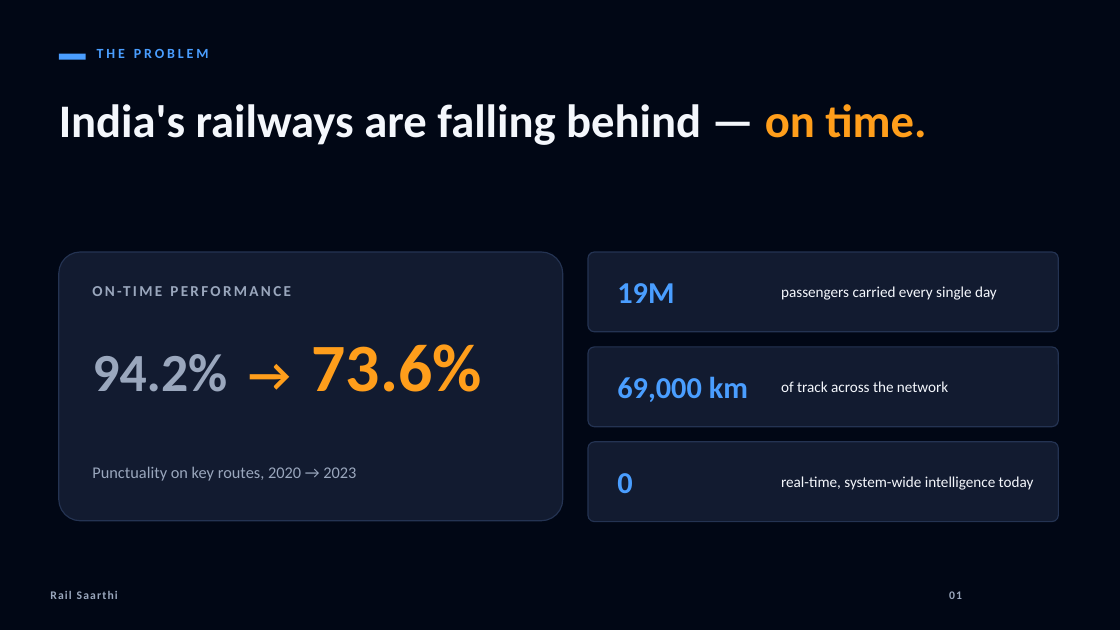
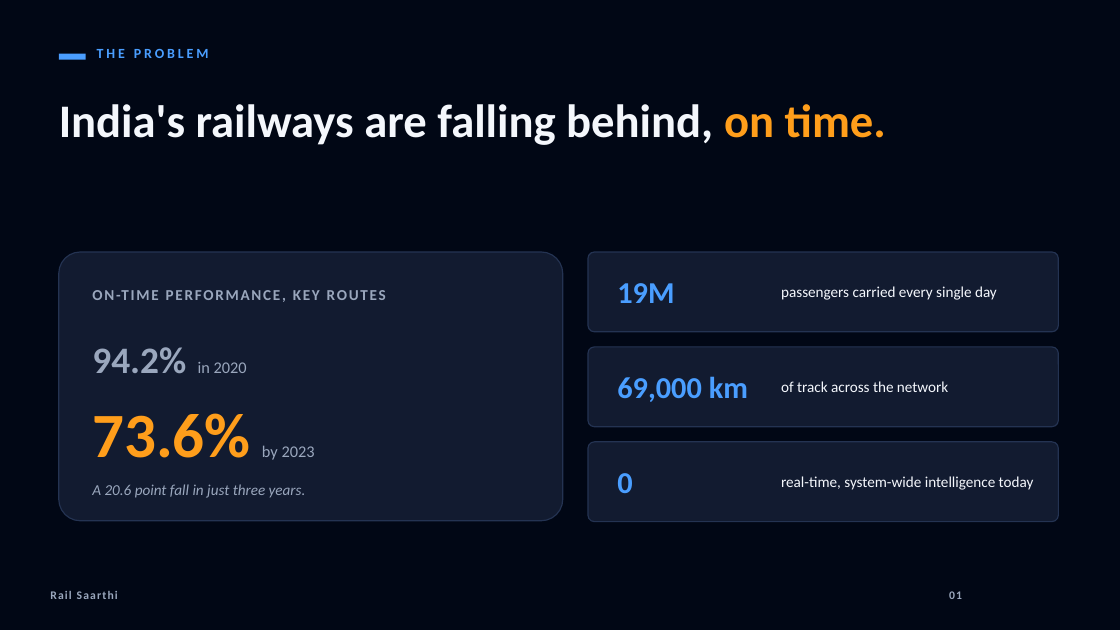
Before and after one commit to chiruu12/railmind, a slide deck: slide 2 of docs/Rail_Saarthi_Pitch.pptx. Drawn at 1120x630 pixels with LibreOffice and Linux fonts; fonts in the diff are those of the drawing. Boxes give left, top, right and bottom in pixels: in the first picture for what was removed or moved away, otherwise in the second. Text is boxed around its words. In the diff, an @@ line names an element or a change of style, - is before the commit and + after.

```diff
--- a/docs/Rail_Saarthi_Pitch.pptx
+++ b/docs/Rail_Saarthi_Pitch.pptx
@@ text at (59,104,886,145): text changed @@
-India's railways are falling behind — on time.
+India's railways are falling behind, on time.
@@ text at (92,347,247,373): text changed; size 46 to 14 pt; text colour #FF9E1B to #9AA7BD; bold off @@
-94.2% → 73.6%
+94.2% in 2020
@@ text added at (92,413,315,460), 14 pt, text #9AA7BD @@
+73.6% by 2023
@@ text removed at (92,466,356,481) @@
-Punctuality on key routes, 2020 → 2023
@@ text at (781,476,841,489): text changed @@
-ON-TIME PERFORMANCE
+ON-TIME PERFORMANCE, KEY ROUTES
@@ text added at (92,484,306,498), 13 pt, text #9AA7BD, italic @@
+A 20.6 point fall in just three years.
```
Also in this commit, not shown: 5 other slides changed, 1 other file.
